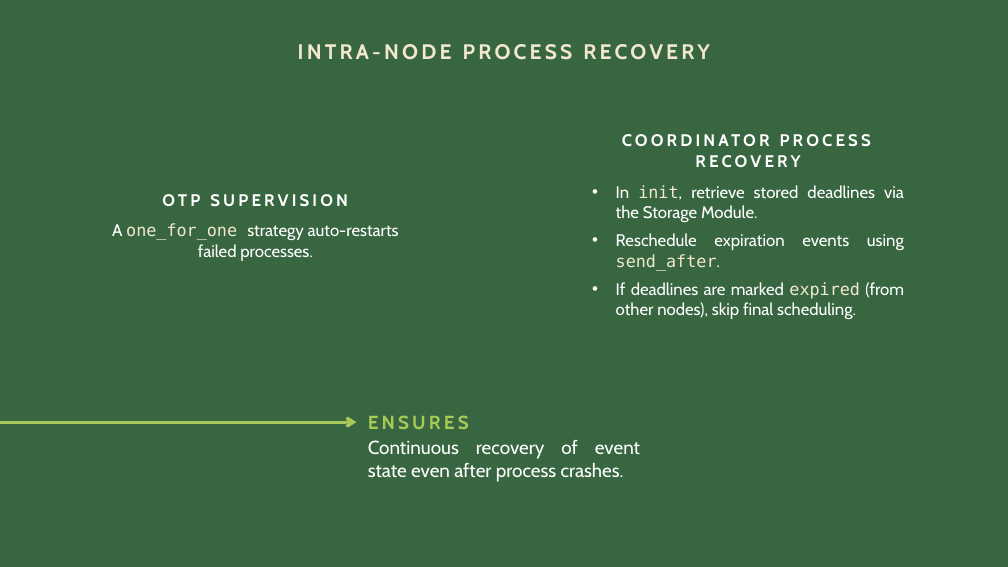
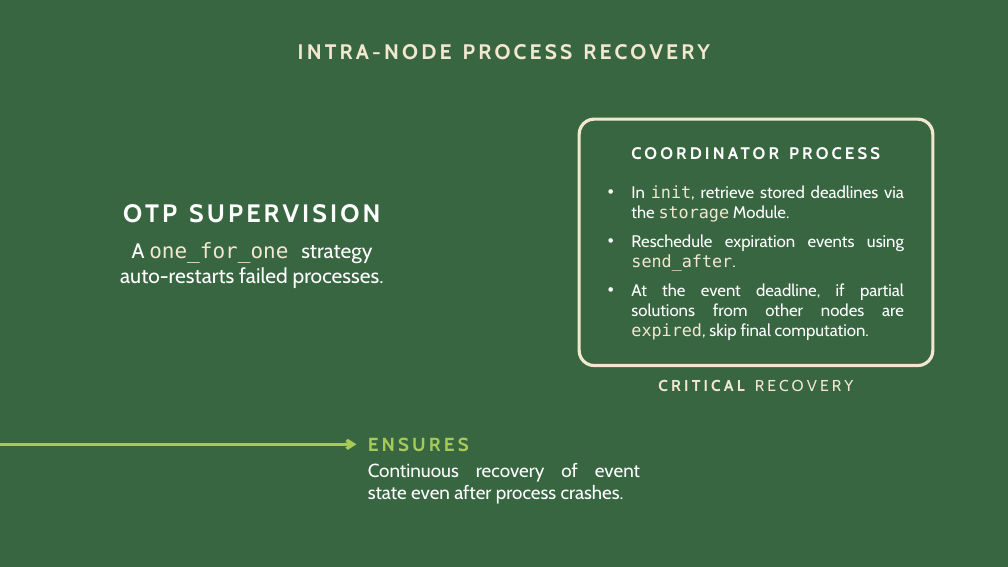
Before and after one commit to aleasca99/DSMT_project, a slide deck: slide 22 of Slides/Slides.pptx. Drawn at 1008x567 pixels with LibreOffice and Linux fonts; fonts in the diff are those of the drawing. Boxes give left, top, right and bottom in pixels: in the first picture for what was removed or moved away, otherwise in the second. Text is boxed around its words. In the diff, an @@ line names an element or a change of style, - is before the commit and + after.

```diff
--- a/Slides/Slides.pptx
+++ b/Slides/Slides.pptx
@@ rounded rectangle added at bbox=[579, 119, 933, 366], outline #F2E8CF 3 pt @@
@@ text "In init, retrieve stored deadlines ...": place and size @@
-text "In init, retrieve stored deadlines ..." at bbox=[616, 185, 904, 319]
+text "In init, retrieve stored deadlines ..." at bbox=[631, 185, 904, 340]
@@ text at bbox=[695, 155, 800, 167]: text changed @@
-COORDINATOR PROCESS RECOVERY
+COORDINATOR PROCESS
@@ text "OTP SUPERVISION": place and size @@
-text "OTP SUPERVISION" at bbox=[162, 194, 348, 207]
+text "OTP SUPERVISION" at bbox=[123, 204, 380, 223]
@@ text "OTP SUPERVISION" at bbox=[123, 204, 380, 223]: size 16 to 24 pt @@
@@ text at bbox=[631, 185, 904, 222]: text changed @@
-• In init, retrieve stored deadlines via the Storage Module.
+• In init, retrieve stored deadlines via the storage Module.
@@ text "A one_for_one strategy auto-restarts failed ...": place and size @@
-text "A one_for_one strategy auto-restarts failed ..." at bbox=[112, 223, 399, 261]
+text "A one_for_one strategy auto-restarts failed ..." at bbox=[120, 242, 384, 288]
@@ text "A one_for_one strategy auto-restarts failed ..." at bbox=[120, 242, 384, 288]: size 16 to 20 pt @@
@@ text at bbox=[631, 283, 904, 340]: text changed @@
-• If deadlines are marked expired (from other nodes), skip final scheduling.
+• At the event deadline, if partial solutions from other nodes are expired, skip final computation.
@@ text added at bbox=[658, 380, 853, 391], 15 pt, text #F2E8CF, bold @@
+CRITICAL RECOVERY
@@ arrow moved from (0, 422) - (357, 422) to (0, 445) - (357, 445) @@
@@ text "ENSURES": place and size @@
-text "ENSURES" at bbox=[368, 415, 469, 429]
+text "ENSURES" at bbox=[368, 437, 469, 451]
@@ text "Continuous recovery of event state ...": place and size @@
-text "Continuous recovery of event state ..." at bbox=[368, 440, 640, 482]
+text "Continuous recovery of event state ..." at bbox=[368, 463, 640, 504]
```
Also in this commit, not shown: 8 other slides changed, 3 other files.
